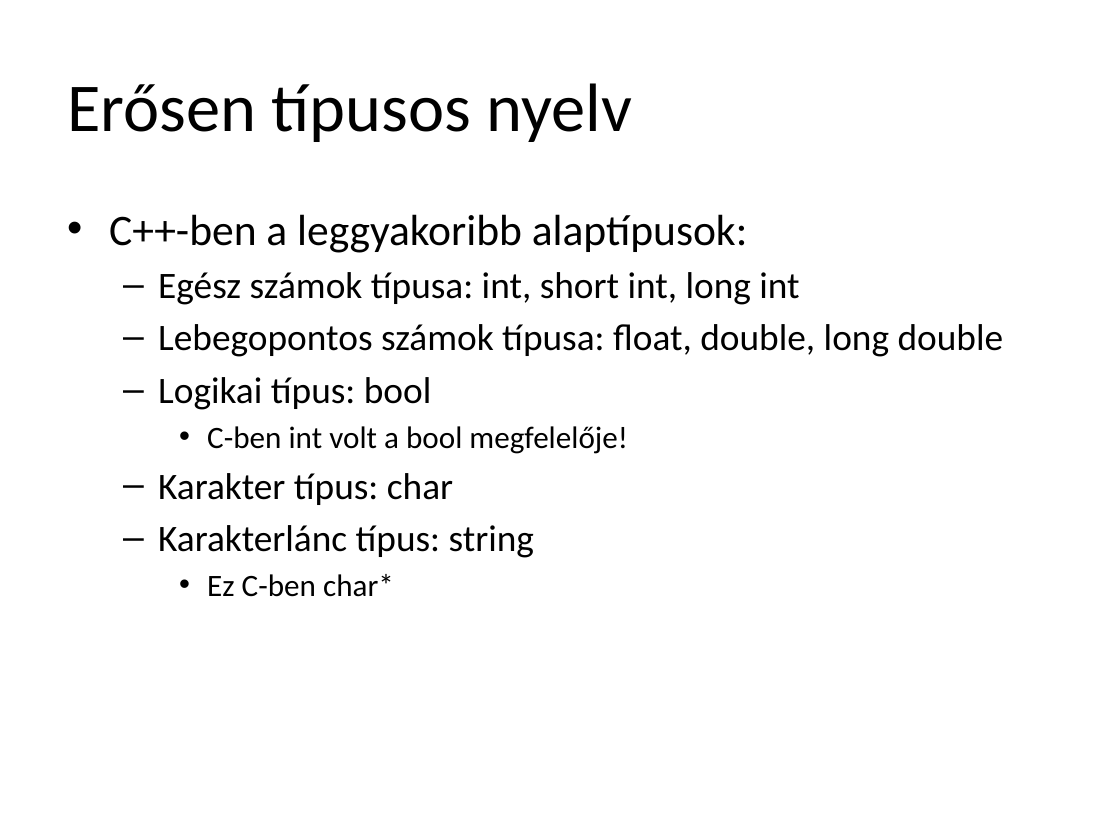
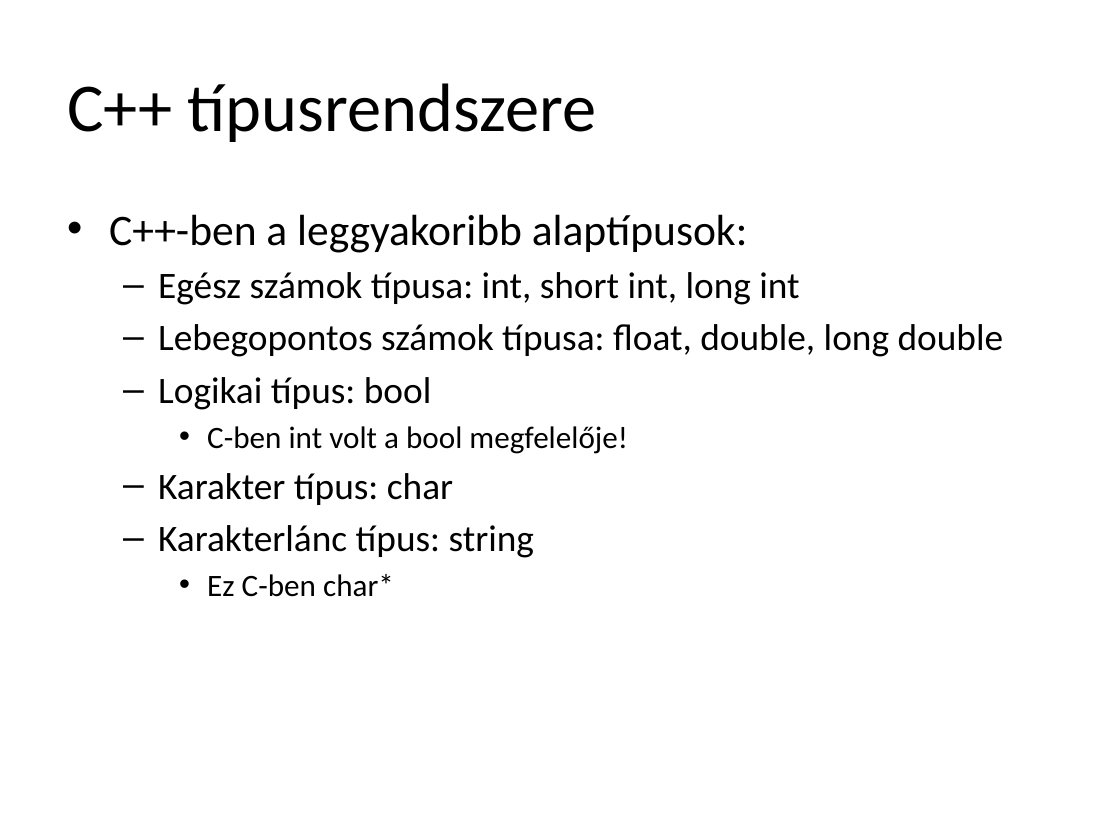
Before and after one commit to torokmark/cppgyak_jegyzet, a slide deck: slide 16 of programozasi_nyelvek_cpp_gyak02.pptx (slide 8 before the commit). Drawn at 1120x840 pixels with LibreOffice and Linux fonts; fonts in the diff are those of the drawing. Boxes give left, top, right and bottom in pixels: in the first picture for what was removed or moved away, otherwise in the second. Text is boxed around its words. In the diff, an @@ line names an element or a change of style, - is before the commit and + after.

Commit message:
Fixed: typos, extended

```diff
--- a/programozasi_nyelvek_cpp_gyak02.pptx
+++ b/programozasi_nyelvek_cpp_gyak02.pptx
@@ title at (67,83,596,142): text changed @@
-Erősen típusos nyelv
+C++ típusrendszere
```
Also in this commit, not shown: 18 other slides changed, 11 slides added.
